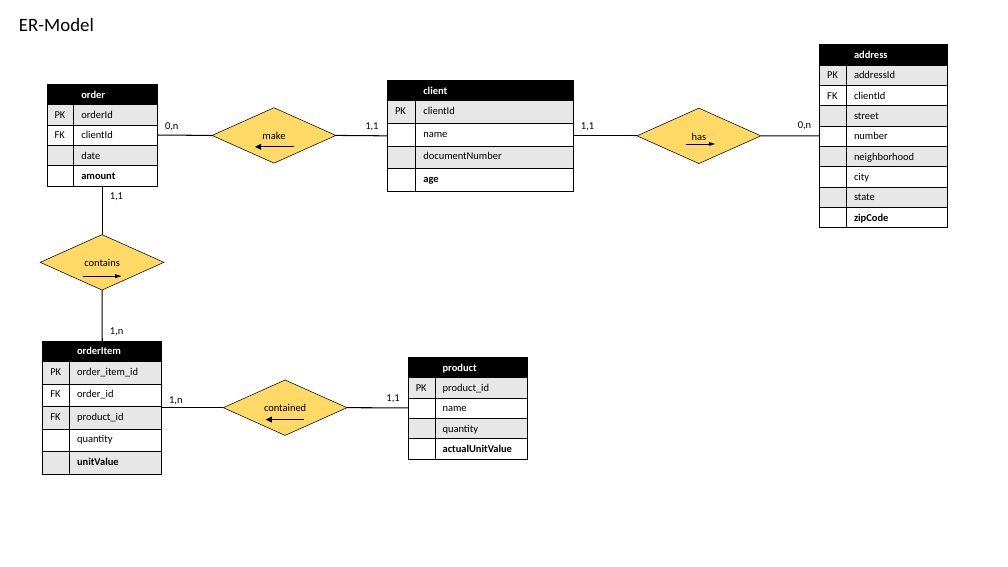
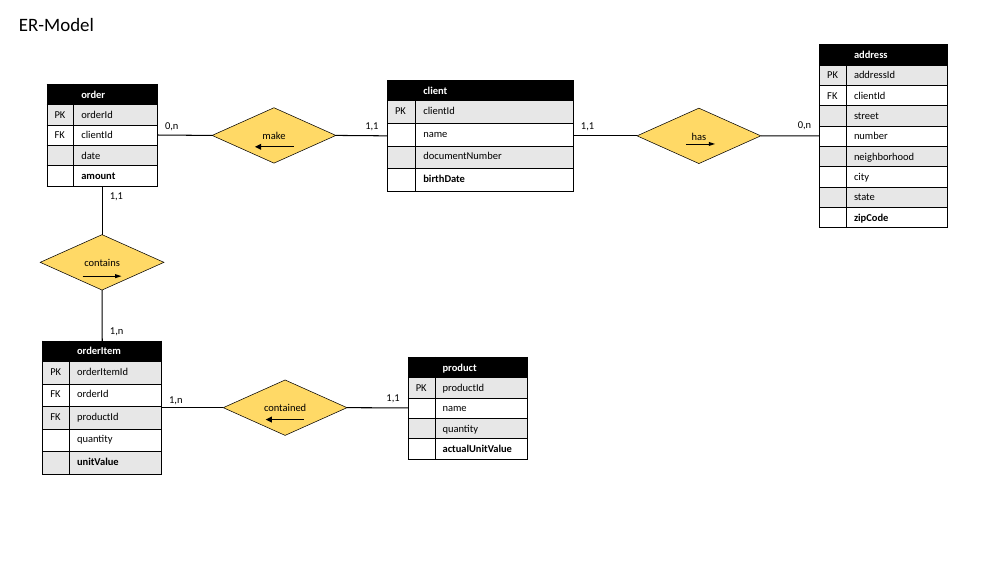
Before and after one commit to lucasviniciusrodrigues/fiap-persistence-ecommerce, a slide deck: slide 1 of doc/MER-Persistence.pptx. Drawn at 1008x567 pixels with LibreOffice and Linux fonts; fonts in the diff are those of the drawing. Boxes give left, top, right and bottom in pixels: in the first picture for what was removed or moved away, otherwise in the second. Text is boxed around its words. In the diff, an @@ line names an element or a change of style, - is before the commit and + after.

Commit message:
Ajuste de alguns nomes de campo

```diff
--- a/doc/MER-Persistence.pptx
+++ b/doc/MER-Persistence.pptx
@@ table at (388,80,574,191) @@
-row 5, column 2: age
+row 5, column 2: birthDate
@@ table at (43,341,162,474) @@
-row 2, column 2: order_item_id
+row 2, column 2: orderItemId
-row 3, column 2: order_id
+row 3, column 2: orderId
-row 4, column 2: product_id
+row 4, column 2: productId
@@ table at (408,358,527,459) @@
-row 2, column 2: product_id
+row 2, column 2: productId
```
